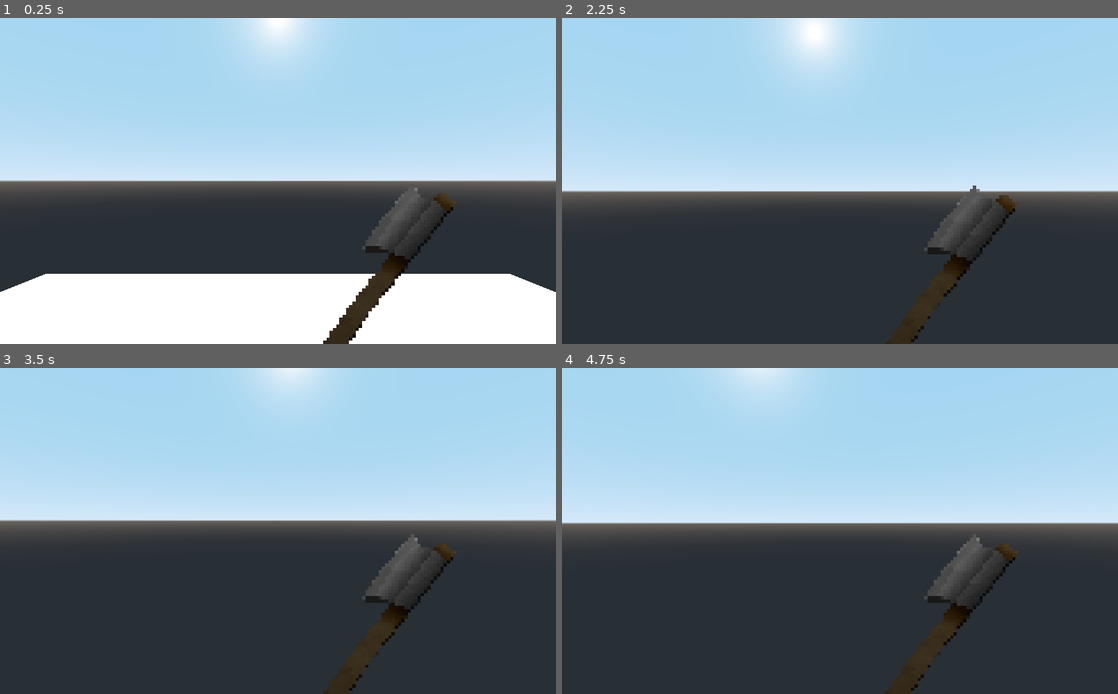
Above: before the commit, frames 1-4 (two rows, left to right).
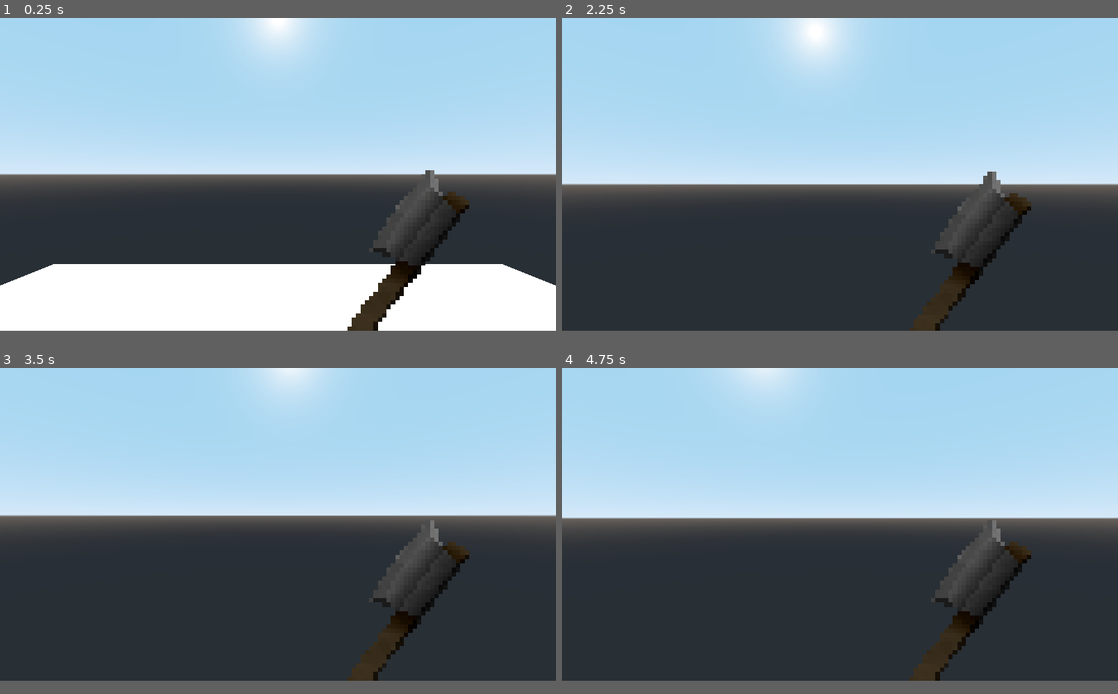
Above: after the commit, the same moments.

Repository: whoozi/3DGodotAdventure
Game: Godot game, scene res://world.tscn
The game is run twice, just before and just after one commit, with the same random seed, the same clock (stepped at 60 frames per second) and the same inputs.
Inputs (mouse positions are in pixels of both pictures, inside the frame that each line leads up to):
- Up to frame 1 (0.25 s): no input
- Up to frame 2 (2.25 s): tap Enter at 0.5 s; move the mouse to (867, 181) at 0.52 s; hold W (move_forward) from 0.53 s (still down); click (867, 181) at 0.6 s; move the mouse to (812, 181) at 1.27 s; click (812, 181) at 1.35 s; tap Space at 2 s; move the mouse to (851, 174) at 2.02 s; click (851, 174) at 2.1 s
- Up to frame 3 (3.5 s): keep holding W (move_forward); tap Enter at 2.75 s; move the mouse to (272, 537) at 2.77 s; click (272, 537) at 2.85 s
- Up to frame 4 (4.75 s): tap Space at 3.5 s; move the mouse to (878, 534) at 3.52 s; click (878, 534) at 3.6 s; tap Escape at 4.15 s; tap Enter at 4.25 s; move the mouse to (673, 482) at 4.27 s; release W (move_forward) at 4.28 s; hold A (move_left) from 4.28 s (still down); click (673, 482) at 4.35 s
In our replay, the window is 800x469 before the commit and 800x450 after it. These sizes can differ from the game's own. Grey fills any space a smaller window leaves; there, only what the larger window draws over its background counts as a difference.

The runs differ from the first frame. In frame 1, 7.8% of the frame differs, in the area x 0-100%, y 46-100%; in frame 2, 5.2%; in frame 3, 4.1%; in frame 4, 4.1%.

Commit message:
Update axe to use new animation workflow

Diff:
--- a/player.gd
+++ b/player.gd
@@ -25,7 +25,7 @@
 	var look := mouse_delta * MOUSE_SENSITIVITY
 	look += Vector2(
 		(Input.get_action_strength("look_right") - Input.get_action_strength("look_left")),
-			Input.get_action_strength("look_down") - Input.get_action_strength("look_up")
+		Input.get_action_strength("look_down") - Input.get_action_strength("look_up")
 	) * JOY_SENSITIVITY
 	mouse_delta = Vector2.ZERO
 
@@ -49,10 +49,10 @@
 			canvas.offset += Vector2(sin(sway_degree) * 10, 2 + (cos(sway_degree * 2) * 2))
 
 		if Input.is_action_just_pressed("attack"):
-			anim_player.play("swing")
-			if anim_player.current_animation_position / anim_player.current_animation_length >= 0.5:
+			anim_player.play("swing_left")
+			if anim_player.current_animation_position > anim_player.current_animation_length / 2:
 				anim_player.clear_queue()
-				anim_player.queue("swing")
+				anim_player.queue("swing_left")
 
 	if anim_player.current_animation == "":
 		anim_player.play("idle")
@@ -62,16 +62,16 @@
 
 func _unhandled_input(event: InputEvent) -> void:
 	if event is InputEventMouseMotion and is_mouse_captured:
-			mouse_delta = event.relative
+		mouse_delta = event.relative
 
 	if event is InputEventKey and event.is_pressed():
-			match event.scancode:
-				KEY_ESCAPE:
-					is_mouse_captured = ! is_mouse_captured
-					Input.set_mouse_mode(
-						Input.MOUSE_MODE_CAPTURED if is_mouse_captured else Input.MOUSE_MODE_VISIBLE
-					)
-				KEY_F11:
-					OS.window_fullscreen = ! OS.window_fullscreen
-				KEY_F9:
-					get_tree().reload_current_scene()
+		match event.scancode:
+			KEY_ESCAPE:
+				is_mouse_captured = ! is_mouse_captured
+				Input.set_mouse_mode(
+					Input.MOUSE_MODE_CAPTURED if is_mouse_captured else Input.MOUSE_MODE_VISIBLE
+				)
+			KEY_F11:
+				OS.window_fullscreen = ! OS.window_fullscreen
+			KEY_F9:
+				get_tree().reload_current_scene()
--- a/player.tscn
+++ b/player.tscn
@@ -59,8 +59,9 @@
 }
 
 [sub_resource type="Animation" id=3]
-length = 0.7
-step = 0.05
+resource_name = "swing_left"
+length = 0.3
+step = 0.0333333
 tracks/0/type = "value"
 tracks/0/path = NodePath("CanvasLayer/Control/Sprite:texture")
 tracks/0/interp = 1
@@ -83,7 +84,7 @@
 "times": PoolRealArray( 0 ),
 "transitions": PoolRealArray( 1 ),
 "update": 1,
-"values": [ 4 ]
+"values": [ 3 ]
 }
 tracks/2/type = "value"
 tracks/2/path = NodePath("CanvasLayer/Control/Sprite:hframes")
@@ -95,7 +96,7 @@
 "times": PoolRealArray( 0 ),
 "transitions": PoolRealArray( 1 ),
 "update": 1,
-"values": [ 4 ]
+"values": [ 3 ]
 }
 tracks/3/type = "value"
 tracks/3/path = NodePath("CanvasLayer/Control/Sprite:frame")
@@ -104,10 +105,10 @@
 tracks/3/imported = false
 tracks/3/enabled = true
 tracks/3/keys = {
-"times": PoolRealArray( 0, 0.05, 0.1, 0.15, 0.2, 0.25, 0.3, 0.35, 0.4, 0.45, 0.5, 0.55, 0.6, 0.65, 0.7 ),
-"transitions": PoolRealArray( 1, 1, 1, 1, 1, 1, 1, 1, 1, 1, 1, 1, 1, 1, 1 ),
+"times": PoolRealArray( 0, 0.05, 0.1, 0.15, 0.2, 0.25 ),
+"transitions": PoolRealArray( 1, 1, 1, 1, 1, 1 ),
 "update": 1,
-"values": [ 0, 1, 2, 3, 4, 5, 6, 7, 8, 9, 10, 11, 12, 13, 14 ]
+"values": [ 0, 1, 2, 3, 4, 5 ]
 }
 
 [node name="Player" type="KinematicBody"]
@@ -120,7 +121,7 @@
 [node name="AnimationPlayer" type="AnimationPlayer" parent="."]
 autoplay = "idle"
 anims/idle = SubResource( 2 )
-anims/swing = SubResource( 3 )
+anims/swing_left = SubResource( 3 )
 
 [node name="WorldCamera" type="Camera" parent="."]
 transform = Transform( 1, 0, 0, 0, 1, 0, 0, 0, 1, 0, 1, 0 )
@@ -134,11 +135,15 @@
 anchor_top = 1.0
 anchor_right = 0.5
 anchor_bottom = 1.0
+mouse_filter = 2
 __meta__ = {
 "_edit_use_anchors_": false
 }
 
 [node name="Sprite" type="Sprite" parent="CanvasLayer/Control"]
-position = Vector2( 161, -192 )
-scale = Vector2( 6, 6 )
-texture = ExtResource( 1 )
+position = Vector2( 0, -288 )
+scale = Vector2( 8, 8 )
+texture = ExtResource( 2 )
+vframes = 3
+hframes = 3
+frame = 5
--- a/project.godot
+++ b/project.godot
@@ -26,6 +26,7 @@
 
 [display]
 
+window/size/height=576
 window/stretch/mode="2d"
 window/stretch/aspect="expand"
 
Binary file changed: axe_idle.png
Binary file changed: axe_swing.png
Not shown, changed: .source/axe.blend
Not shown, removed: .source/axe.blend1
